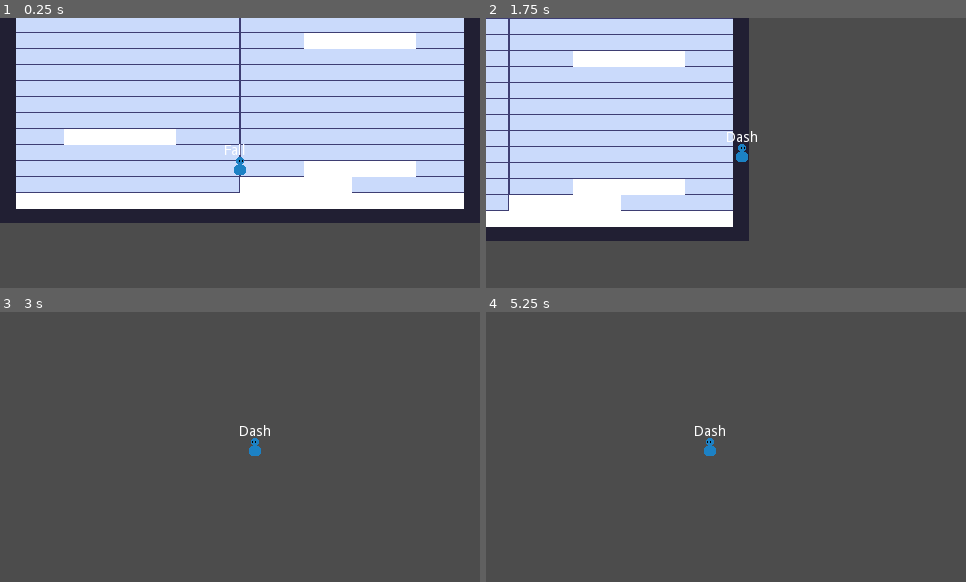
Above: before the commit, frames 1-4 (two rows, left to right).
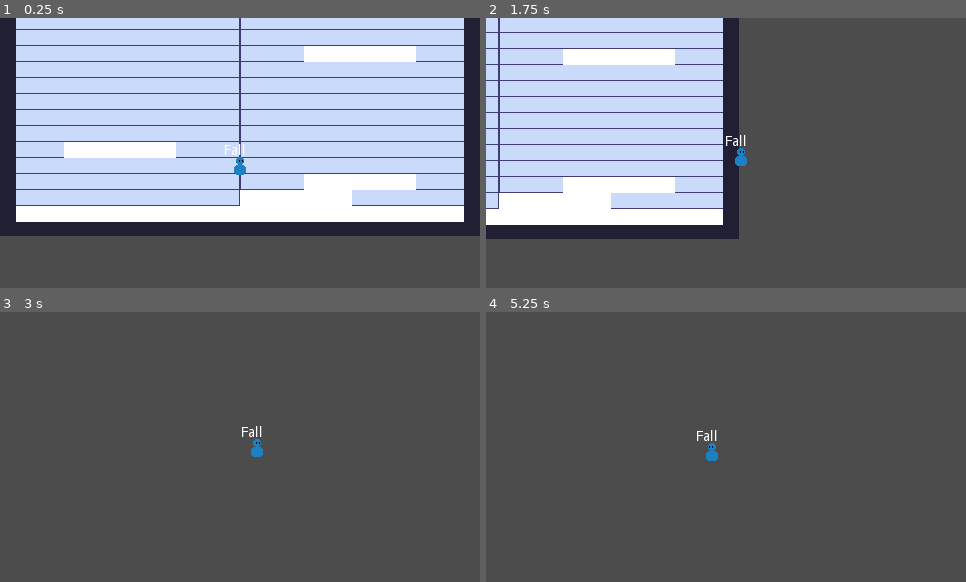
Above: after the commit, the same moments.

Repository: VuurMos/godot-3.5-platformer-character-controller
Game: Godot game, scene res://Game.tscn
Two runs of this game, one before a commit and one after it. Both use one fixed random seed, a clock stepped at 60 frames per second and the inputs below.
Inputs:
- Up to frame 1 (0.25 s): no input
- Up to frame 2 (1.75 s): hold X (dash) 0.53-1.28 s; hold Right (right) from 0.53 s (still down); tap C (jump) at 0.77, 0.8, 1.07, 1.35, 1.52 s; tap X (dash) at 1.55 s
- Up to frame 3 (3 s): tap C (jump) at 1.82, 2.3 s; release Right (right) at 2.03 s; hold Left (left) 2.03-2.78 s; hold X (dash) 2.03-2.78 s; hold Right (right) from 2.78 s (still down); tap X (dash) at 2.85 s
- Up to frame 4 (5.25 s): tap C (jump) at 3.02, 3.32, 4.52, 4.82 s; hold C (jump) 3.53-4.28 s; tap Enter at 4.25 s; release Right (right) at 4.28 s; hold Left (left) 4.28-5.03 s; tap X (dash) at 4.35 s; hold Right (right) from 5.03 s (still down); hold X (dash) from 5.03 s (still down)

The runs differ from the first frame. In frame 1, 26% of the frame differs, in the area x 0-100%, y 4-81%; in frame 2, 9.9%; in frame 3, 0.2%; in frame 4, 0.3%.

Commit message:
Dash kinematics and separate jump fall gravity. Can now select a dash distance which will be used to estimate the dash velocity required. It's not 100% accurate as it uses the average dash velocity modifier which is estimated from the exponential easing function. These estimates are all also dependent on the dash duration and frame rate (calculated @60fps).

Diff:
--- a/platformer-controller/player/platform-controller.gd
+++ b/platformer-controller/player/platform-controller.gd
@@ -24,12 +24,17 @@
 var low_grav_apex_threshold = -25
 var jump_apex_gravity = jump_gravity * 0.3
 
-var fall_gravity = (2 * jump_height * pow(max_speed, 2)) / pow(fall_x_dist, 2)
+var quick_fall_gravity = (2 * jump_height * pow(max_speed, 2)) / pow(fall_x_dist, 2)
+var fall_gravity = quick_fall_gravity * 0.4
 var max_fall_velocity = jump_velocity * 0.85
 
 var dash_input := false
-var dash_strength := 30 * TILE_SIZE
-var dash_duration := 0.2
+var dash_duration := 0.1
+# Rough estimate of average modifier value over the dash duration. Estimate is duration dependent.
+var avg_dash_velocity_modifier := 0.92
+var dash_distance := 3 * TILE_SIZE
+# Estimated velocity required to travel the desired distance over the dash.
+var est_dash_velocity := dash_distance / (dash_duration * avg_dash_velocity_modifier)
 
 onready var sprite = $Sprite
 onready var cam = $PlayerCamera
@@ -60,8 +65,8 @@
 	coyote_timer.stop()
 
 
-func add_dash_velocity(_dash_direction, _dash_velocity):
-	velocity.x = dash_strength * _dash_velocity * _dash_direction
+func add_dash_velocity(_dash_direction, _dash_velocity_modifier):
+	velocity.x = est_dash_velocity * _dash_velocity_modifier * _dash_direction
 
 
 func apply_gravity(_gravity):
--- a/platformer-controller/player/player-state-machine/player-states/player-dash-state.gd
+++ b/platformer-controller/player/player-state-machine/player-states/player-dash-state.gd
@@ -3,11 +3,13 @@
 
 var dash_direction := 0
 var current_dash_time := 0.0
-
+var dash_starting_pos := 0.0
+var dash_ending_pos := 0.0
 
 func enter(msg := {}) -> void:
 	player.velocity.y = 0.0
 	current_dash_time = 0.0
+	dash_starting_pos = player.global_position.x
 
 	# TODO: Change facing direction based on input
 	if player.input_direction.x > 0:
@@ -33,9 +35,12 @@
 	current_dash_time += delta
 	var dash_progress = current_dash_time / player.dash_duration
 
-	var dash_velocity = 1 - pow(2, -10 * dash_progress)
+	var dash_velocity_modifier = 1 - pow(2, -10 * dash_progress)
+	print("delta: " + str(delta))
+	print("dash progress: " + str(dash_progress))
+	print("dash velocity: " + str(dash_velocity_modifier))
 
-	player.add_dash_velocity(dash_direction, dash_velocity)
+	player.add_dash_velocity(dash_direction, dash_velocity_modifier)
 	player.apply_movement()
 
 	if current_dash_time >= player.dash_duration:
@@ -49,3 +54,5 @@
 
 func exit() -> void:
 	player.dash_input = false
+	dash_ending_pos = player.global_position.x
+	print("dash distance total: " + str(dash_ending_pos - dash_starting_pos))
--- a/platformer-controller/player/player-state-machine/player-states/player-fall-state.gd
+++ b/platformer-controller/player/player-state-machine/player-states/player-fall-state.gd
@@ -1,24 +1,27 @@
 # Fall State
 extends PlayerAirState
 
-var from_ground_fall := false
+var from_jump_fall := false
 
 func enter(msg := {}) -> void:
 	# Start coyote time
 	if msg.has("from_ground"):
 		player.coyote_timer.start()
-		from_ground_fall = true
+
+	if msg.has("from_jump"):
+		from_jump_fall = true
 	else:
-		from_ground_fall = false
+		from_jump_fall = false
 
 	player.fall_timer.start()
 
 
 func physics_update(delta: float) -> void:
-	if from_ground_fall:
-		player.apply_gravity(player.fall_gravity * 0.5)
+	if from_jump_fall:
+		player.apply_gravity(player.quick_fall_gravity)
 	else:
 		player.apply_gravity(player.fall_gravity)
+
 	player.clamp_fall_speed()
 
 	if is_zero_approx(player.input_direction.x):
--- a/platformer-controller/player/player-state-machine/player-states/player-jump-state.gd
+++ b/platformer-controller/player/player-state-machine/player-states/player-jump-state.gd
@@ -10,7 +10,7 @@
 func physics_update(delta: float) -> void:
 	# Jump cancel (variable jump height)
 	if !player.jump_input:
-		player.apply_gravity(player.fall_gravity)
+		player.apply_gravity(player.quick_fall_gravity)
 	else:
 		if player.velocity.y >= player.low_grav_apex_threshold:
 			player.apply_gravity(player.jump_apex_gravity)
@@ -35,4 +35,4 @@
 
 	# If y velocity becomes positive, transition to fall state
 	if player.velocity.y > 0:
-		state_machine.transition_to("Fall")
+		state_machine.transition_to("Fall", {from_jump = true})
